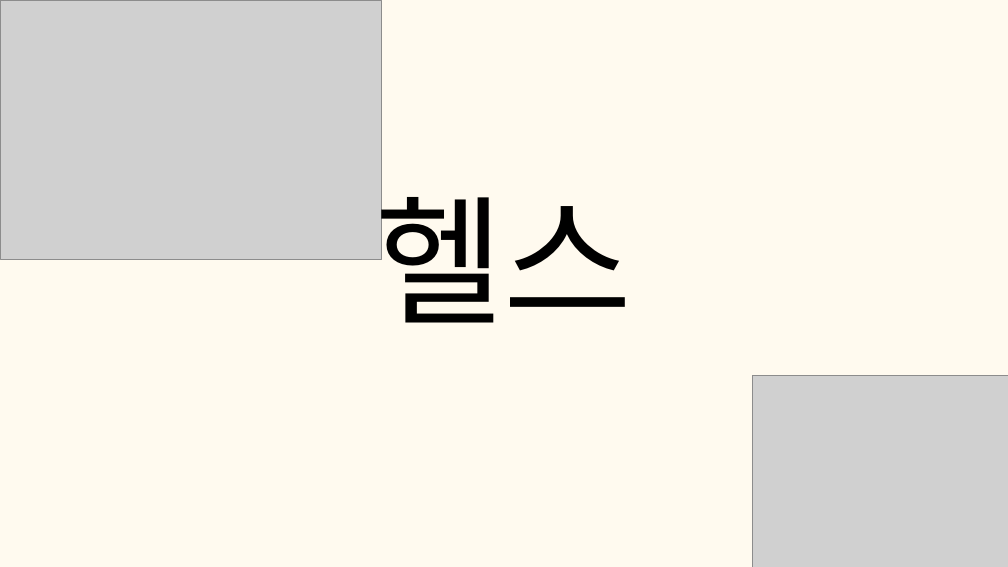
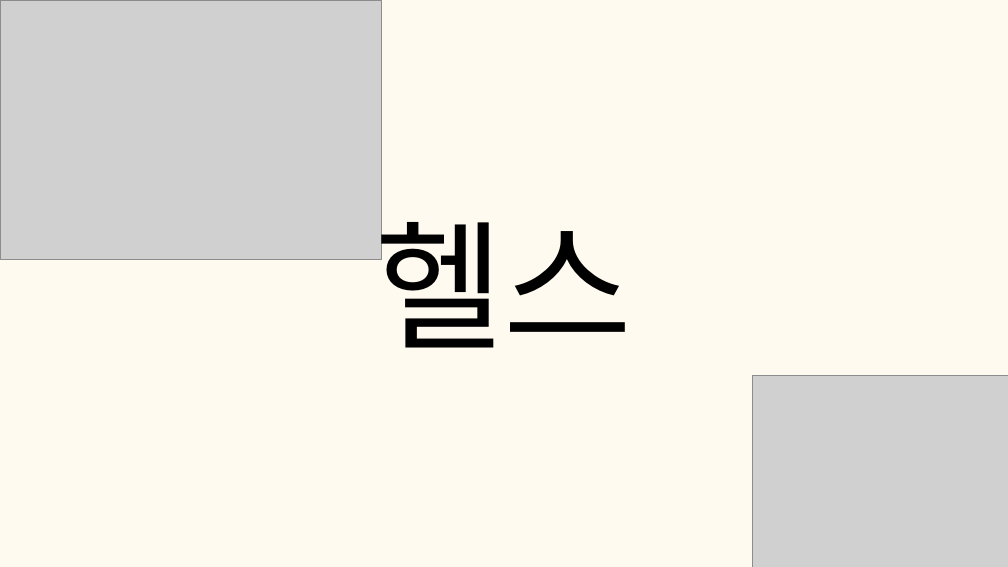
Before and after one commit to tkdgns25300/sunday_play, a slide deck: slide 21 of public/downloads/games/telepathy/rules.pptx. Drawn at 1008x567 pixels with LibreOffice and Linux fonts; fonts in the diff are those of the drawing; grey boxes stand for pictures. Boxes give left, top, right and bottom in pixels: in the first picture for what was removed or moved away, otherwise in the second. Text is boxed around its words. In the diff, an @@ line names an element or a change of style, - is before the commit and + after.

```diff
--- a/public/downloads/games/telepathy/rules.pptx
+++ b/public/downloads/games/telepathy/rules.pptx
@@ text "헬스": place and size @@
-text "헬스" at box(375, 171, 633, 323)
+text "헬스" at box(375, 197, 633, 348)
@@ text "헬스" at box(375, 197, 633, 348): font Calibri to Noto Sans CJK KR @@
```
Also in this commit, not shown: 24 other slides changed, 3 other files.
